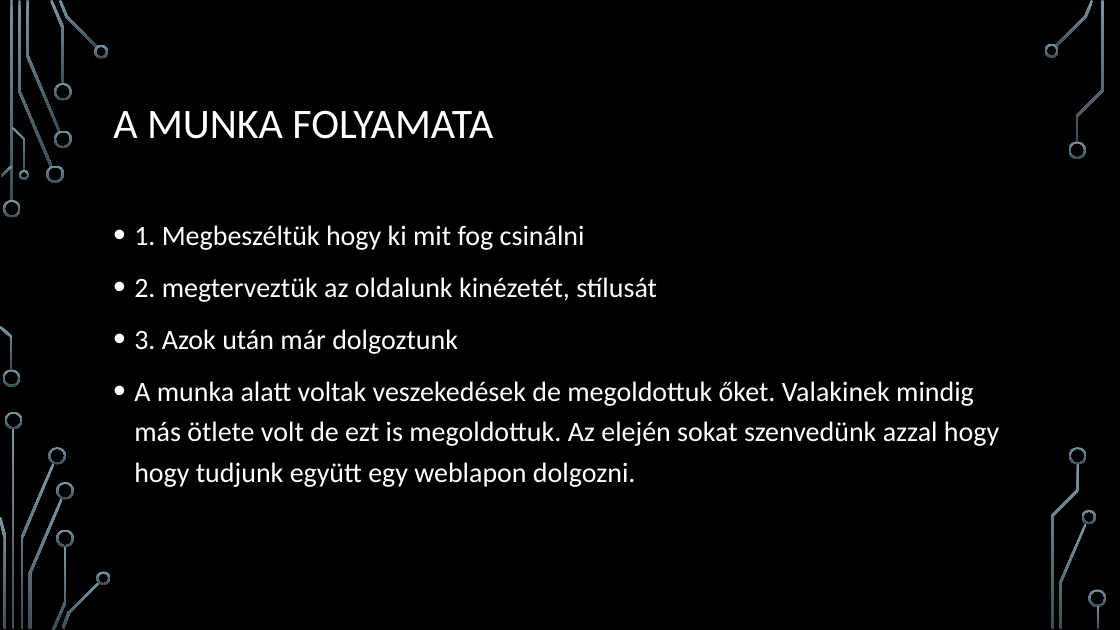
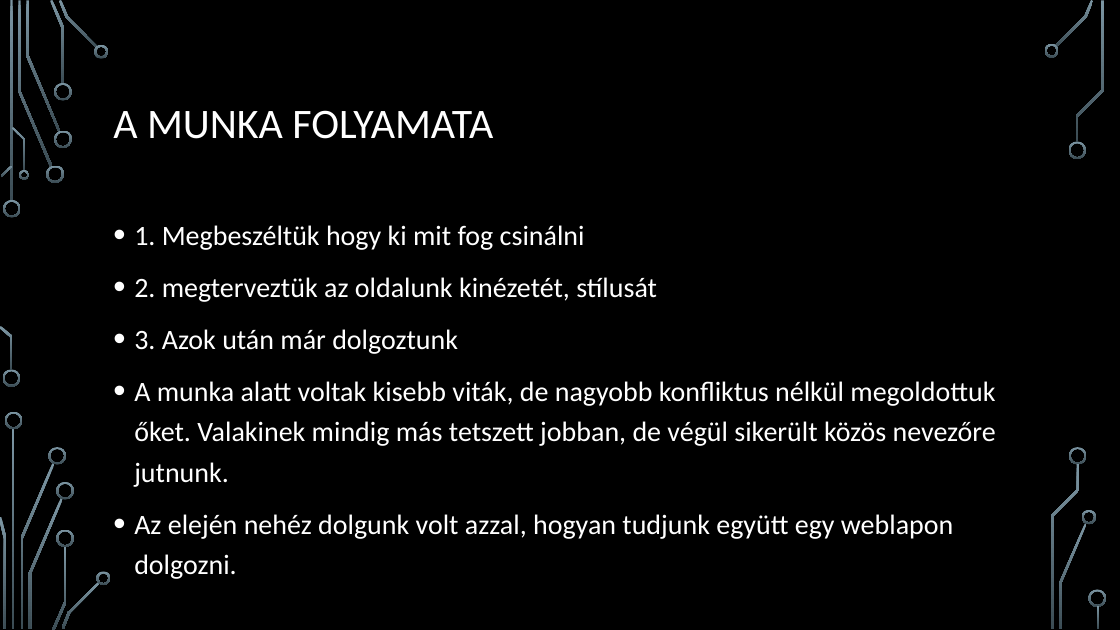
Before and after one commit to Botilori08/IKt-pojektmunka-2, a slide deck: slide 3 of IKT 2.pptx. Drawn at 1120x630 pixels with LibreOffice and Linux fonts; fonts in the diff are those of the drawing; background and template pictures are left out. Boxes give left, top, right and bottom in pixels: in the first picture for what was removed or moved away, otherwise in the second. Text is boxed around its words. In the diff, an @@ line names an element or a change of style, - is before the commit and + after.

Commit message:
ppt

```diff
--- a/IKT 2.pptx
+++ b/IKT 2.pptx
@@ text at bbox=[134, 381, 996, 579]: text changed @@
-• A munka alatt voltak veszekedések de megoldottuk őket. Valakinek mindig más ötlete volt de ezt is megoldottuk. Az elején sokat szenvedünk azzal hogy hogy tudjunk együtt egy weblapon dolgozni.
+• A munka alatt voltak kisebb viták, de nagyobb konfliktus nélkül megoldottuk őket. Valakinek mindig más tetszett jobban, de végül sikerült közös nevezőre jutnunk.
+• Az elején nehéz dolgunk volt azzal, hogyan tudjunk együtt egy weblapon dolgozni.
```
Also in this commit, not shown: 1 other slide changed.
